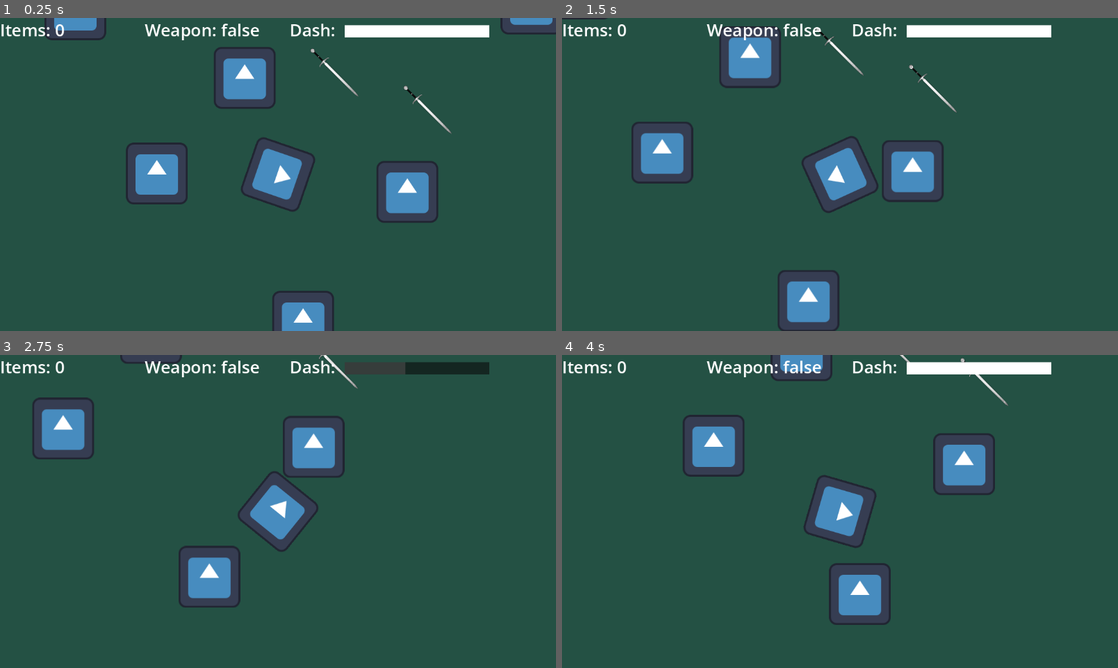
Above: before the commit, frames 1-4 (two rows, left to right).
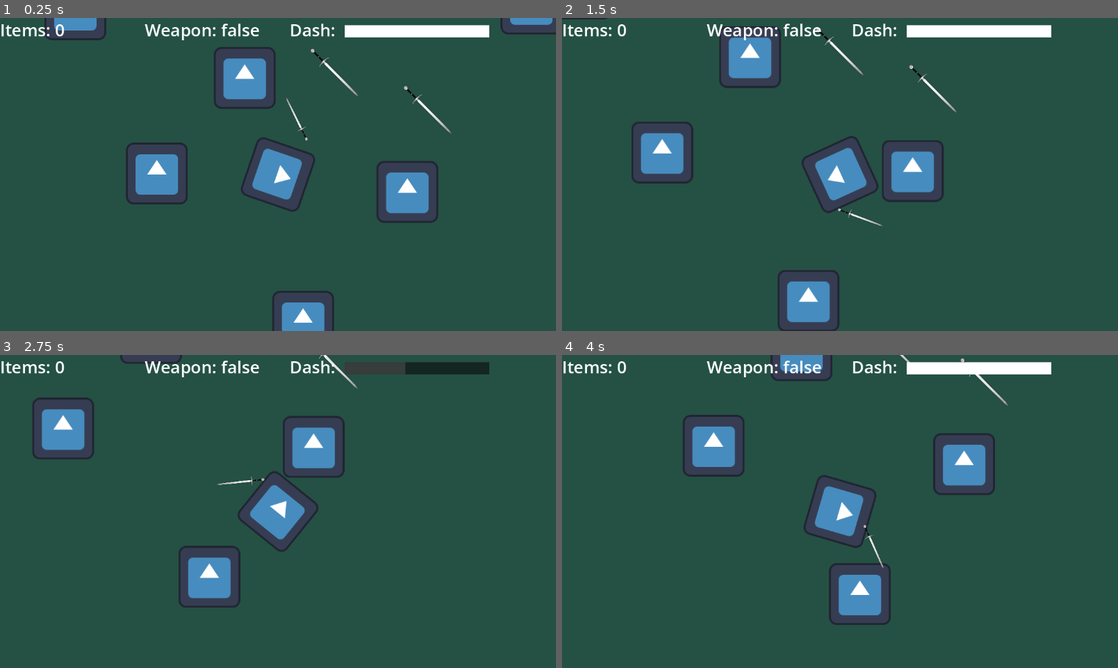
Above: after the commit, the same moments.

Repository: PierceFrancis/Godot-Final-Project
Game: Godot game, scene res://Scenes/main.tscn
Two runs of this game, one before a commit and one after it. Both use one fixed random seed, a clock stepped at 60 frames per second and the inputs below. The engine's default icon, where the game draws it, is replaced by a stand-in: a white triangle on a blue panel in a dark square.
Inputs (mouse positions are in pixels of both pictures, inside the frame that each line leads up to):
- Up to frame 1 (0.25 s): no input
- Up to frame 2 (1.5 s): move the mouse to (962, 158) at 0.52 s; press the mouse at (962, 158) at 0.53 s; hold D (move_right) 0.53-1.28 s; move the mouse to (728, 190) at 1.27 s; release the mouse at (728, 190) at 1.28 s; hold S (move_down) from 1.28 s (still down); tap E (action_button) at 1.35 s
- Up to frame 3 (2.75 s): click (166, 527) at 1.55 s; move the mouse to (333, 442) at 2.02 s; release S (move_down) at 2.03 s; hold D (move_right) from 2.03 s (still down); hold Space (dash) from 2.03 s (still down); click (333, 442) at 2.3 s
- Up to frame 4 (4 s): move the mouse to (812, 574) at 2.77 s; release D (move_right) at 2.78 s; release Space (dash) at 2.78 s; hold W (move_up) 2.78-3.53 s; click (812, 574) at 2.85 s; move the mouse to (1006, 558) at 3.52 s; press the mouse at (1006, 558) at 3.53 s; hold Left (move_left) from 3.53 s (still down)

The runs differ from the first frame. In frame 1, less than 0.1% of the frame differs, in the area x 51-56%, y 25-40%; in frame 2, less than 0.1%, in the area x 49-58%, y 60-67%; in frame 3, less than 0.1%; in frame 4, less than 0.1%.

Commit message:
Weapon animation

Diff:
--- a/Scenes/Player.tscn
+++ b/Scenes/Player.tscn
@@ -42,18 +42,6 @@
 "update": 0,
 "values": [Vector2(0, 800)]
 }
-tracks/3/type = "value"
-tracks/3/imported = false
-tracks/3/enabled = true
-tracks/3/path = NodePath(".:visible")
-tracks/3/interp = 1
-tracks/3/loop_wrap = true
-tracks/3/keys = {
-"times": PackedFloat32Array(0),
-"transitions": PackedFloat32Array(1),
-"update": 1,
-"values": [false]
-}
 
 [sub_resource type="Animation" id="Animation_dewec"]
 resource_name = "slash"
@@ -78,10 +66,10 @@
 tracks/1/interp = 1
 tracks/1/loop_wrap = true
 tracks/1/keys = {
-"times": PackedFloat32Array(0, 0.25),
-"transitions": PackedFloat32Array(0.5, 0.5),
+"times": PackedFloat32Array(0, 0.0001, 0.25),
+"transitions": PackedFloat32Array(0.5, 1, 0.5),
 "update": 0,
-"values": [Vector2(0, 0), Vector2(-100, -100)]
+"values": [Vector2(0, 0), Vector2(-36, -36), Vector2(-100, -100)]
 }
 tracks/2/type = "value"
 tracks/2/imported = false
@@ -95,17 +83,19 @@
 "update": 0,
 "values": [Vector2(0, 650), Vector2(0, 1000)]
 }
-tracks/3/type = "value"
+tracks/3/type = "method"
 tracks/3/imported = false
 tracks/3/enabled = true
-tracks/3/path = NodePath(".:visible")
+tracks/3/path = NodePath("../..")
 tracks/3/interp = 1
 tracks/3/loop_wrap = true
 tracks/3/keys = {
-"times": PackedFloat32Array(0, 0.01, 0.3),
-"transitions": PackedFloat32Array(1, 1, 1),
-"update": 1,
-"values": [false, true, false]
+"times": PackedFloat32Array(0.05),
+"transitions": PackedFloat32Array(1),
+"values": [{
+"args": [],
+"method": &"spawn_slash"
+}]
 }
 
 [sub_resource type="AnimationLibrary" id="AnimationLibrary_5ixxa"]
@@ -120,13 +110,16 @@
 [node name="Player" type="CharacterBody2D" groups=["Player"]]
 z_index = 1
 script = ExtResource("1_kyqiw")
+turn_speed = null
+slash_time = null
+sword_return_time = null
+weapon_damage = null
 
 [node name="Sprite2D" type="Sprite2D" parent="."]
 rotation = 1.5707964
 texture = ExtResource("1_rpqav")
 
 [node name="sword" type="Sprite2D" parent="Sprite2D"]
-visible = false
 rotation = 1.5707964
 scale = Vector2(0.15020427, 0.15020427)
 texture = ExtResource("3_gntrk")
@@ -144,3 +137,5 @@
 shape = SubResource("RectangleShape2D_kyqiw")
 
 [node name="Camera2D" type="Camera2D" parent="."]
+
+[connection signal="animation_finished" from="Sprite2D/sword/AnimationPlayer" to="." method="_on_animation_player_animation_finished"]
--- /dev/null
+++ b/Scenes/sword_slash.tscn
@@ -0,0 +1,133 @@
+[gd_scene load_steps=6 format=3 uid="uid://c5s7qblru6des"]
+
+[ext_resource type="Texture2D" uid="uid://ca7c2ppt7nbrf" path="res://assets/slash.png" id="1_33oib"]
+
+[sub_resource type="Animation" id="Animation_33oib"]
+resource_name = "slash"
+step = 0.05
+tracks/0/type = "value"
+tracks/0/imported = false
+tracks/0/enabled = true
+tracks/0/path = NodePath(".:frame")
+tracks/0/interp = 1
+tracks/0/loop_wrap = true
+tracks/0/keys = {
+"times": PackedFloat32Array(0, 0.2, 0.3, 0.4, 0.5),
+"transitions": PackedFloat32Array(1, 1, 1, 1, 1),
+"update": 1,
+"values": [0, 1, 2, 3, 4]
+}
+tracks/1/type = "value"
+tracks/1/imported = false
+tracks/1/enabled = true
+tracks/1/path = NodePath(".:scale")
+tracks/1/interp = 1
+tracks/1/loop_wrap = true
+tracks/1/keys = {
+"times": PackedFloat32Array(0, 0.4, 0.6),
+"transitions": PackedFloat32Array(0.5, 2, 0.5),
+"update": 0,
+"values": [Vector2(1, 1), Vector2(1.175, 0.825), Vector2(0.925, 1.075)]
+}
+tracks/2/type = "value"
+tracks/2/imported = false
+tracks/2/enabled = true
+tracks/2/path = NodePath(".:position")
+tracks/2/interp = 1
+tracks/2/loop_wrap = true
+tracks/2/keys = {
+"times": PackedFloat32Array(0),
+"transitions": PackedFloat32Array(0.5),
+"update": 0,
+"values": [Vector2(0, 0)]
+}
+tracks/3/type = "value"
+tracks/3/imported = false
+tracks/3/enabled = true
+tracks/3/path = NodePath(".:modulate")
+tracks/3/interp = 1
+tracks/3/loop_wrap = true
+tracks/3/keys = {
+"times": PackedFloat32Array(0, 0.1, 0.6, 0.65000004),
+"transitions": PackedFloat32Array(1, 2, 2, 0.5),
+"update": 0,
+"values": [Color(1, 1, 1, 0), Color(1, 1, 1, 1), Color(1, 1, 1, 1), Color(1, 1, 1, 0)]
+}
+
+[sub_resource type="Animation" id="Animation_wbnc5"]
+length = 0.001
+tracks/0/type = "value"
+tracks/0/imported = false
+tracks/0/enabled = true
+tracks/0/path = NodePath(".:frame")
+tracks/0/interp = 1
+tracks/0/loop_wrap = true
+tracks/0/keys = {
+"times": PackedFloat32Array(0),
+"transitions": PackedFloat32Array(1),
+"update": 1,
+"values": [0]
+}
+tracks/1/type = "value"
+tracks/1/imported = false
+tracks/1/enabled = true
+tracks/1/path = NodePath(".:scale")
+tracks/1/interp = 1
+tracks/1/loop_wrap = true
+tracks/1/keys = {
+"times": PackedFloat32Array(0),
+"transitions": PackedFloat32Array(1),
+"update": 0,
+"values": [Vector2(1, 1)]
+}
+tracks/2/type = "value"
+tracks/2/imported = false
+tracks/2/enabled = true
+tracks/2/path = NodePath(".:position")
+tracks/2/interp = 1
+tracks/2/loop_wrap = true
+tracks/2/keys = {
+"times": PackedFloat32Array(0),
+"transitions": PackedFloat32Array(1),
+"update": 0,
+"values": [Vector2(0, 0)]
+}
+tracks/3/type = "value"
+tracks/3/imported = false
+tracks/3/enabled = true
+tracks/3/path = NodePath(".:modulate")
+tracks/3/interp = 1
+tracks/3/loop_wrap = true
+tracks/3/keys = {
+"times": PackedFloat32Array(0),
+"transitions": PackedFloat32Array(1),
+"update": 0,
+"values": [Color(1, 1, 1, 0)]
+}
+
+[sub_resource type="AnimationLibrary" id="AnimationLibrary_1mvnw"]
+_data = {
+&"RESET": SubResource("Animation_wbnc5"),
+&"slash": SubResource("Animation_33oib")
+}
+
+[sub_resource type="RectangleShape2D" id="RectangleShape2D_33oib"]
+size = Vector2(50, 16)
+
+[node name="sword_slash" type="Node2D"]
+
+[node name="Sprite2D" type="Sprite2D" parent="."]
+modulate = Color(1, 1, 1, 0)
+z_index = -1
+texture_filter = 1
+texture = ExtResource("1_33oib")
+hframes = 5
+
+[node name="AnimationPlayer" type="AnimationPlayer" parent="Sprite2D"]
+libraries = {
+&"": SubResource("AnimationLibrary_1mvnw")
+}
+
+[node name="CollisionShape2D" type="CollisionShape2D" parent="."]
+position = Vector2(25, 0)
+shape = SubResource("RectangleShape2D_33oib")
--- a/Scripts/player.gd
+++ b/Scripts/player.gd
@@ -15,11 +15,14 @@
 const DASH_RELOAD_COST: float = 1.5
 var dash_reload_timer: float = 0.0
 
+#Sword variable field
+var can_slash: bool = true
+
 #Export variables
 #Player rotate export
 @export var turn_speed: float = 10.0  # higher = faster turn
 
-
+#Sword exports
 @export var slash_time: float = 0.2
 @export var sword_return_time: float = 0.5
 @export var weapon_damage: float = 1.0
@@ -44,6 +47,15 @@
 	_dash_logic(delta)
 	move_and_slide()
 
+	if Input.is_action_pressed("attack") and can_slash:
+		$Sprite2D/sword/AnimationPlayer.speed_scale = $Sprite2D/sword/AnimationPlayer.get_animation("slash").length / slash_time
+		$Sprite2D/sword/AnimationPlayer.play_backwards("slash")
+		can_slash = false
+
+func spawn_slash():
+	pass
+
+
 func _dash_logic(delta: float) -> void:
 	if can_dash and Input.is_action_just_pressed("dash"):
 		can_dash = false
@@ -61,3 +73,7 @@
 			dash_reload_timer -= delta
 		else:
 			can_dash = true
+
+
+func _on_animation_player_animation_finished(anim_name: StringName) -> void:
+	can_slash = true
--- a/project.godot
+++ b/project.godot
@@ -59,6 +59,11 @@
 "events": [Object(InputEventKey,"resource_local_to_scene":false,"resource_name":"","device":-1,"window_id":0,"alt_press …(191 unchanged characters)…
 ]
 }
+attack={
+"deadzone": 0.2,
+"events": [Object(InputEventMouseButton,"resource_local_to_scene":false,"resource_name":"","device":-1,"window_id":0,"alt_pressed":false,"shift_pressed":false,"ctrl_pressed":false,"meta_pressed":false,"button_mask":0,"position":Vector2(0, 0),"global_position":Vector2(0, 0),"factor":1.0,"button_index":1,"canceled":false,"pressed":false,"double_click":false,"script":null)
+]
+}
 
 [rendering]
 
Binary file added: assets/slash.png
Not shown, added: assets/slash.png.import
